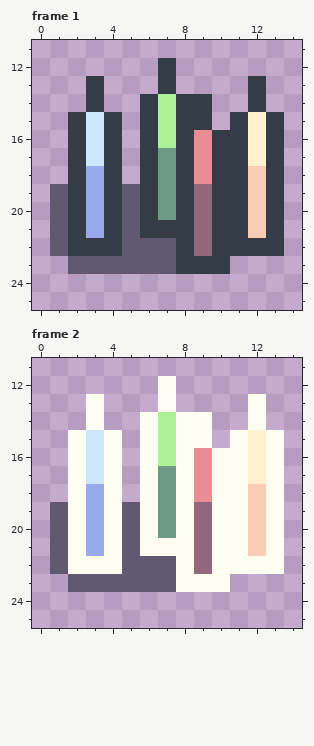
Edited in one commit: pixel-art file (Assets/Sprite/Ase/Syrup.aseprite). The first picture shows the starting point.
16x32 pixels, 2 frames. Shown: frame 1: x 0..14, y 11..25; frame 2: x 0..14, y 11..25. The old version is drawn lined up with the new one.
Once edited:
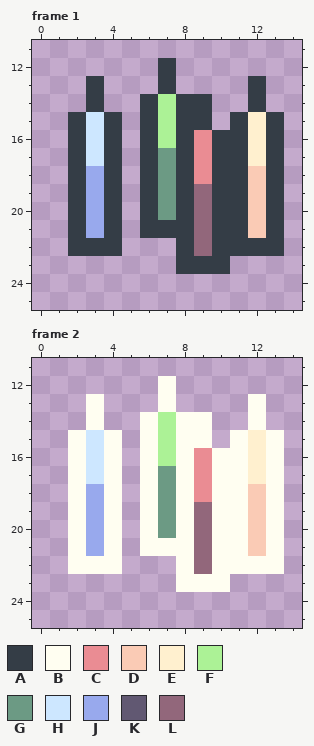
Palette (. is transparent): A #343d46  B #fffef1  C #ea8c93  D #facbb5  E #fff0cf  F #acf296  G #6c9a84  H #cde7ff  J #98a9ed  K #615872  L #92677b
The exact change:
whole drawing moved by +1,+6 (the old picture is shown already moved)
--- frame 1
@@ x 0..9 @@
 18 ..AJA.AGAC
-19 .KAJAKAGAL
-20 .KAJAKAGAL
-21 .KAJAKAAAL
-22 .KAAAKKKAL
-23 ..KKKKKKAA
+19 ..AJA.AGAL
+20 ..AJA.AGAL
+21 ..AJA.AAAL
+22 ..AAA...AL
+23 ........AA
 24 ..........
--- frame 2
@@ x 0..9 @@
 18 ..BJB.BGBC
-19 .KBJBKBGBL
-20 .KBJBKBGBL
-21 .KBJBKBBBL
-22 .KBBBKKKBL
-23 ..KKKKKKBB
+19 ..BJB.BGBL
+20 ..BJB.BGBL
+21 ..BJB.BBBL
+22 ..BBB...BL
+23 ........BB
 24 ..........
Boxes around the changes in both pictures, in picture pixels (x1, y1, x2, y2):
erased: (50, 184, 176, 274)
erased: (50, 502, 176, 592)
